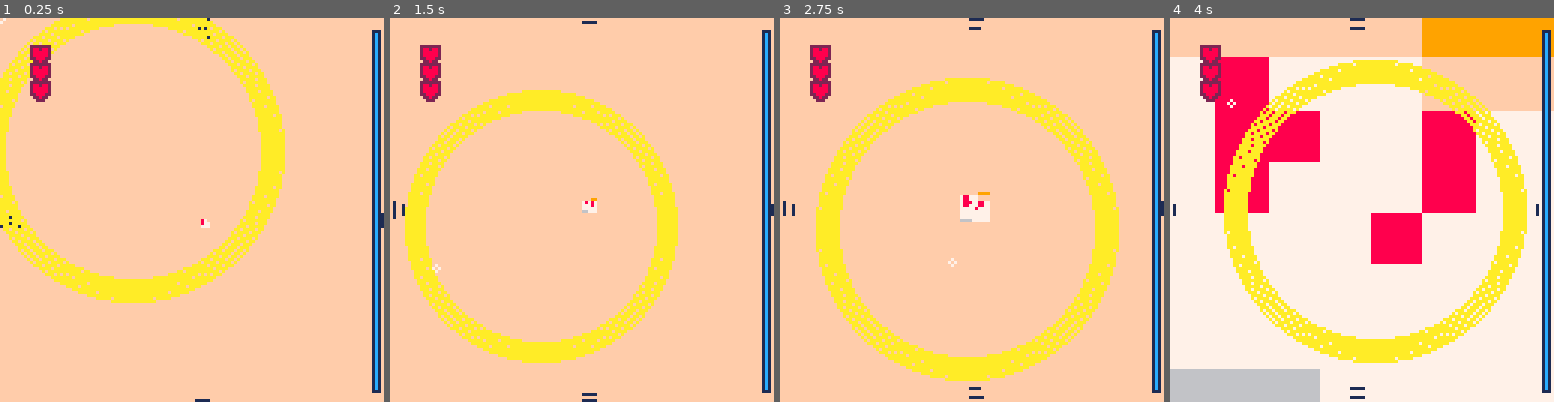
Above: before the commit, frames 1-4 (left to right).
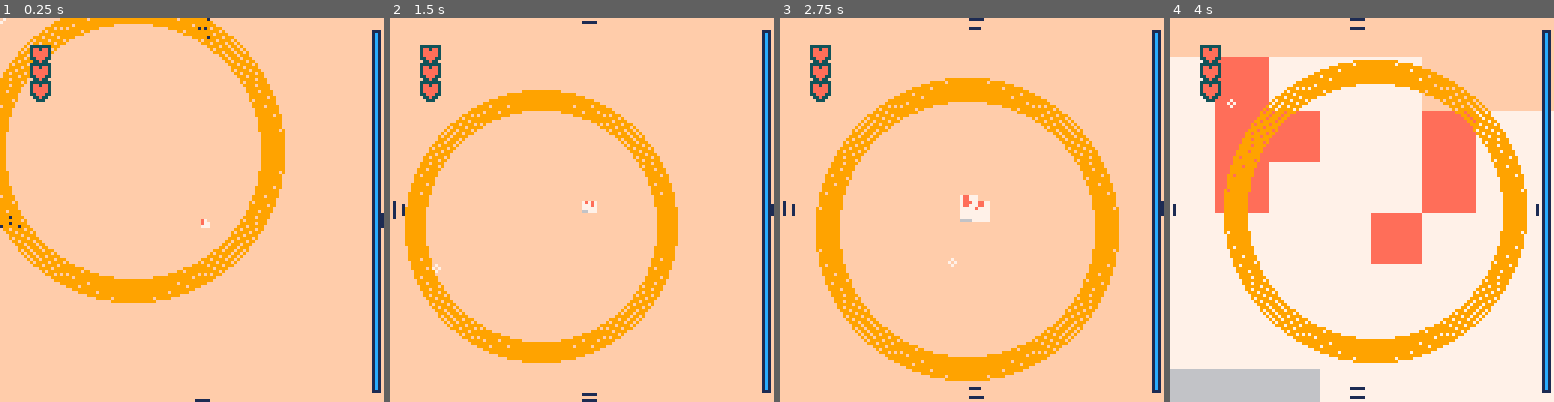
Above: after the commit, the same moments.

Repository: Alfie-Edwards/LoopHole
Game: PICO-8 cartridge loop.p8
Two runs of this game, one before a commit and one after it. Both use one fixed random seed, a clock stepped at 60 frames per second and the inputs below.
Inputs (mouse positions are in pixels of both pictures, inside the frame that each line leads up to):
- Up to frame 1 (0.25 s): no input
- Up to frame 2 (1.5 s): tap X (X key) at 0.33, 1.07 s; click (670, 121) at 0.67 s; tap O (Z key) at 0.7 s; click (436, 267) at 1.22 s
- Up to frame 3 (2.75 s): tap O (Z key) at 1.7, 2.1, 2.5 s; click (887, 114) at 1.77 s; tap X (X key) at 1.85 s; click (952, 259) at 2.32 s
- Up to frame 4 (4 s): click (1404, 106) at 2.87 s; tap O (Z key) at 2.9, 3.3, 3.7 s; tap X (X key) at 2.97 s; click (1465, 256) at 3.42 s; click (1231, 102) at 3.97 s

The runs differ from the first frame. In frame 1, 11% of the frame differs, in the area x 0-75%, y 0-75%; in frame 2, 11%; in frame 3, 14%; in frame 4, 28%, in the area x 7-100%, y 0-90%.

Commit message:
Map palettes

Diff:
--- a/loop.p8
+++ b/loop.p8
@@ -2,22 +2,27 @@
 version 42
 __lua__
 
-pal(0, 0, 0)
-pal(2, -13, 0)
-pal(3, -5, 0)
-pal(4, -7, 0)
-pal(8, -2, 0)
-pal(11, -6, 0)
-pal(10, -9, 0)
-pal(13, -10, 0)
-pal(14, -1, 0)
-
 -- Enable mouse
 poke(0x5F2D, 1)
 
 function approx_dist(dx, dy)
  local x,y=abs(dx),abs(dy)
  return max(x, y) * 0.9609 + min(x, y) * 0.3984
+end
+
+function reset_pal()
+	pal()
+	pal(0, 0, 0)
+	pal(2, -13, 1)
+	pal(3, -5, 1)
+	pal(4, -7, 1)
+	pal(8, -2, 1)
+	pal(11, -6, 1)
+	pal(10, -9, 1)
+	pal(13, -10, 1)
+	pal(14, -1, 1)
+	palt(0, false)
+	palt(9, true)
 end
 
 
@@ -51,6 +56,7 @@
 function _init()
 	mouse = {}
 	update_mouse()
+	reset_pal()
 
 	loop = {
 		x = 0,
@@ -223,7 +229,7 @@
 end
 
 function set_curio_fill_pattern(z)
-	pal()
+	reset_pal()
 	if z >= loop.z then
 		-- map the secondary palette so that everything will go to lilac (13).
 		-- giving `.010` to `fillp` means that for sprites, the colours for the fill pattern
@@ -282,7 +288,7 @@
 
 		assert(c.id ~= nil)
 		-- TODO #temp: use real sprite index once data's in
-		local spr = temp_sprite_index[c.id]
+		local spr = sprite_index[c.id]
 		assert(spr ~= nil)
 
 		local sx, sy = world_to_screen(c.x, c.y, c.z)
@@ -301,7 +307,7 @@
 		linefill(sx1, sy1, sx2, sy2, cam.zoom * (c.r / c.z), c.color)
 	end
 	fillp()
-	pal()
+	reset_pal()
 end
 
 function draw_with_outline(outline_col, fn)
@@ -314,7 +320,7 @@
 		end
 	end
 
-	pal()
+	reset_pal()
 	fn(0, 0)
 end
 
@@ -347,7 +353,7 @@
 		end
 	end
 
-	pal()
+	reset_pal()
 end
 
 function get_beat_state()
@@ -409,7 +415,7 @@
 	end
 
 	-- Loop
-	local loop_col = 10
+	local loop_col = 9
 	local beat_state = get_beat_state()
 	if beat_state == "good" then
 		loop_col = 11
@@ -487,7 +493,7 @@
 	if curio.type == "sprite" then
 		assert(curio.id ~= nil)
 		-- TODO #temp: use real sprite index once data's in
-		local spr = temp_sprite_index[curio.id]
+		local spr = sprite_index[curio.id]
 		assert(spr ~= nil)
 		local scale = (2 * curio.r) / sqrt((spr.w * spr.w) + (spr.h * spr.h))
 		local w, h = spr.w * scale, spr.h * scale
@@ -569,27 +575,6 @@
 function point_circle_intersection(x, y, r, cx, cy)
 	return approx_dist(cx - x, cy - y) < r
 end
-
-temp_sprite_index = {
-	asteroid = {
-		x = 0,
-		y = 0,
-		w = 16,
-		h = 16,
-	},
-	blood_cell = {
-		x = 3 * 8,
-		y = 0,
-		w = 8,
-		h = 8,
-	},
-	atom = {
-		x = 3 * 8,
-		y = 0,
-		w = 8,
-		h = 8,
-	},
-}
 
 sprite_index = {
 	eye = {
--- a/timeline.lua
+++ b/timeline.lua
@@ -300,14 +300,14 @@
 				progress = 0,
 				curios = sprite_curio({
 					x = 0, y = 0,
-					r = 16, id = "asteroid",
+					r = 16, id = "meteor",
 				}),
 			},
 			{
 				progress = 20,
 				curios = sprite_curio({
 					x = 12, y = 12,
-					r = 12, id = "asteroid",
+					r = 12, id = "meteor2",
 				}),
 			}
 		}, _make_dust_spawner()),
@@ -318,35 +318,35 @@
 				progress = 0,
 				curios = sprite_curio({
 					x = -16, y = -16,
-					r = 8, id = "blood_cell",
+					r = 8, id = "bloodcell",
 				}),
 			},
 			{
 				progress = 2.5,
 				curios = sprite_curio({
 					x = -8, y = -8,
-					r = 8, id = "blood_cell",
+					r = 8, id = "bloodcell2",
 				}),
 			},
 			{
 				progress = 5,
 				curios = sprite_curio({
 					x = 0, y = 0,
-					r = 8, id = "blood_cell",
+					r = 8, id = "bloodcell",
 				}),
 			},
 			{
 				progress = 7.5,
 				curios = sprite_curio({
 					x = 8, y = 8,
-					r = 8, id = "blood_cell",
+					r = 8, id = "bloodcell3",
 				}),
 			},
 			{
 				progress = 10,
 				curios = sprite_curio({
 					x = 16, y = 16,
-					r = 8, id = "blood_cell",
+					r = 8, id = "bloodcell2",
 				}),
 			},
 		}, _make_dust_spawner(14)),
